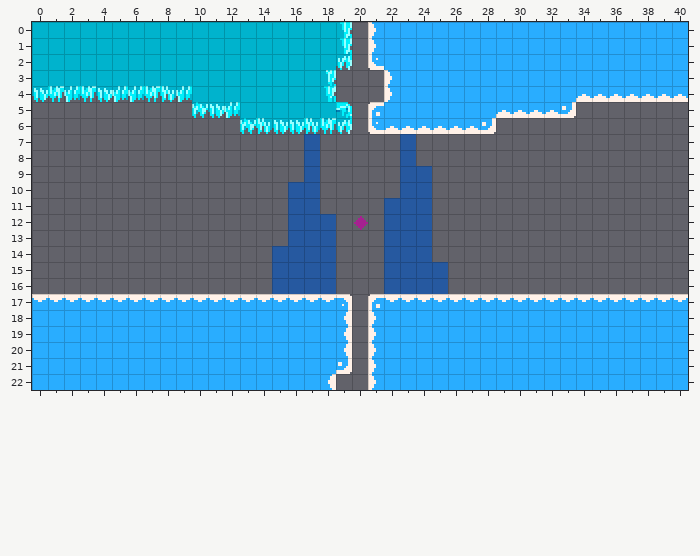
Tiled map (JSON) -- res/maps/1-7.json. The first picture shows the starting point.
Cells are 8x8 px. Shown: x 0..40, y 0..22.
After the commit:
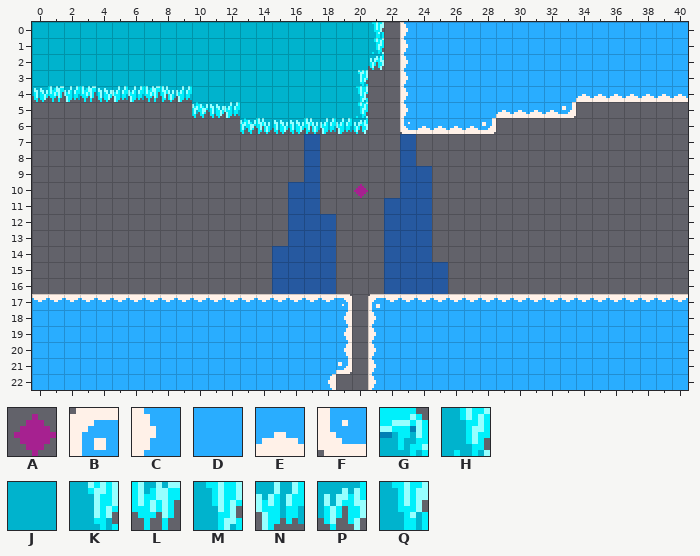
Key: from "info tiles": A 9; from "tileset": B 0, C 6, D 8, E 15, F 24, G 98, H 103, J 104, K 110, L 113, M 115, N 121, P 122, Q 127.
_ is an empty cell.
Diff:
Layer "Tile Layer 1":
y 0: x 19..23 M_CDD -> JJQ_C
y 1: x 19..23 M_CDD -> JJH_C
y 2: x 19..23 P_FDD -> JJP_C
y 3: x 18..20 K__ -> JJK; x 22..23 CD -> _C
y 4: x 18..20 Q__ -> JJM; x 22..23 CD -> _C
y 5: x 19..23 G_BDD -> JH__C
y 6: x 18..23 LP_FEE -> NNP__F
y 10: x 20 _ -> A
y 12: x 20 A -> _
Boxes around the changes in both pictures, in picture pixels (x1, y1, x2, y2):
changed: (320, 22, 414, 134)
added: (354, 184, 368, 198)
removed: (354, 216, 368, 230)
